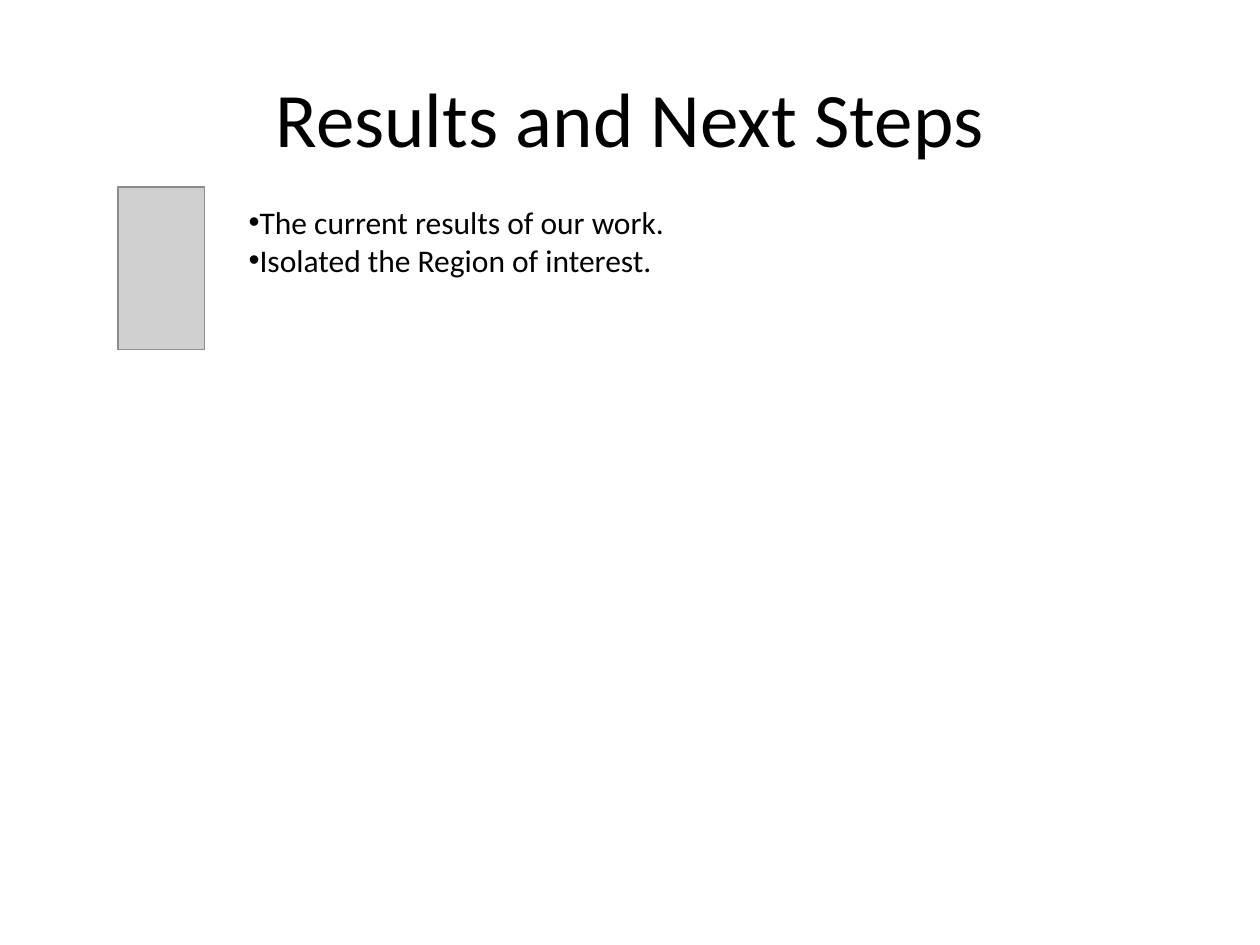
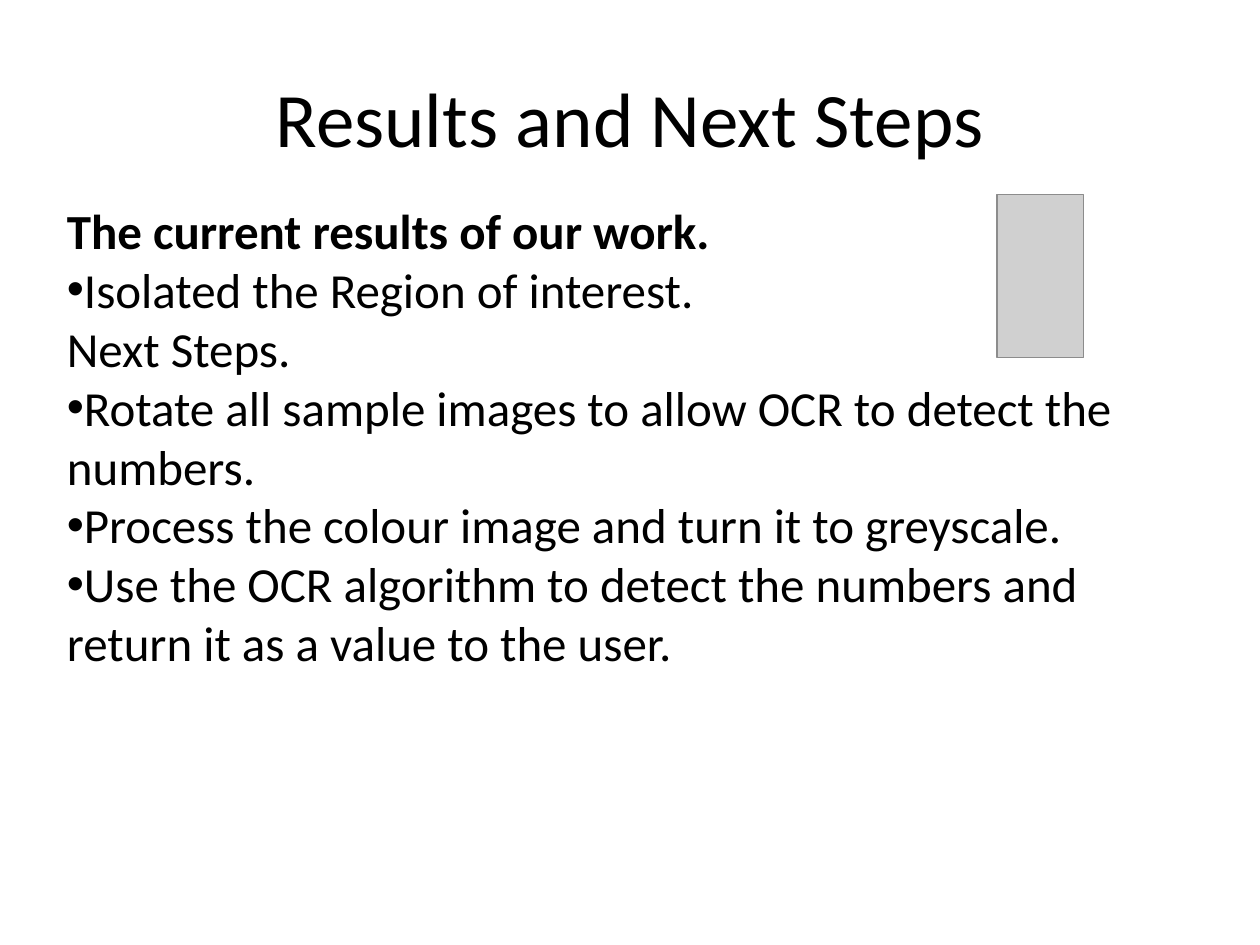
Before and after one commit to MichaelKane428/ImageProcessing, a slide deck: slide 10 of imagePro.pptx. Drawn at 1260x945 pixels with LibreOffice and Linux fonts; fonts in the diff are those of the drawing; grey boxes stand for pictures. Boxes give left, top, right and bottom in pixels: in the first picture for what was removed or moved away, otherwise in the second. Text is boxed around its words. In the diff, an @@ line names an element or a change of style, - is before the commit and + after.

```diff
--- a/imagePro.pptx
+++ b/imagePro.pptx
@@ text "The current results of our ...": place and size @@
-text "The current results of our ..." at bbox=[260, 212, 664, 278]
+text "The current results of our ..." at bbox=[67, 214, 1111, 662]
@@ picture: place and size @@
-picture at bbox=[118, 186, 205, 349]
+picture at bbox=[997, 195, 1084, 358]
@@ text at bbox=[67, 214, 709, 317]: size 18 to 28 pt in "The current results of our work.", "Isolated the Region of interest."; bold on in "The current results of our work."; bullet • to none @@
@@ text at bbox=[67, 335, 1111, 662]: paragraphs added @@
+Next Steps.
+• Rotate all sample images to allow OCR to detect the numbers.
+• Process the colour image and turn it to greyscale.
+• Use the OCR algorithm to detect the numbers and return it as a value to the user.
```
Also in this commit, not shown: 3 other slides changed, 2 slides added, 1 slide removed, 2 other files.
